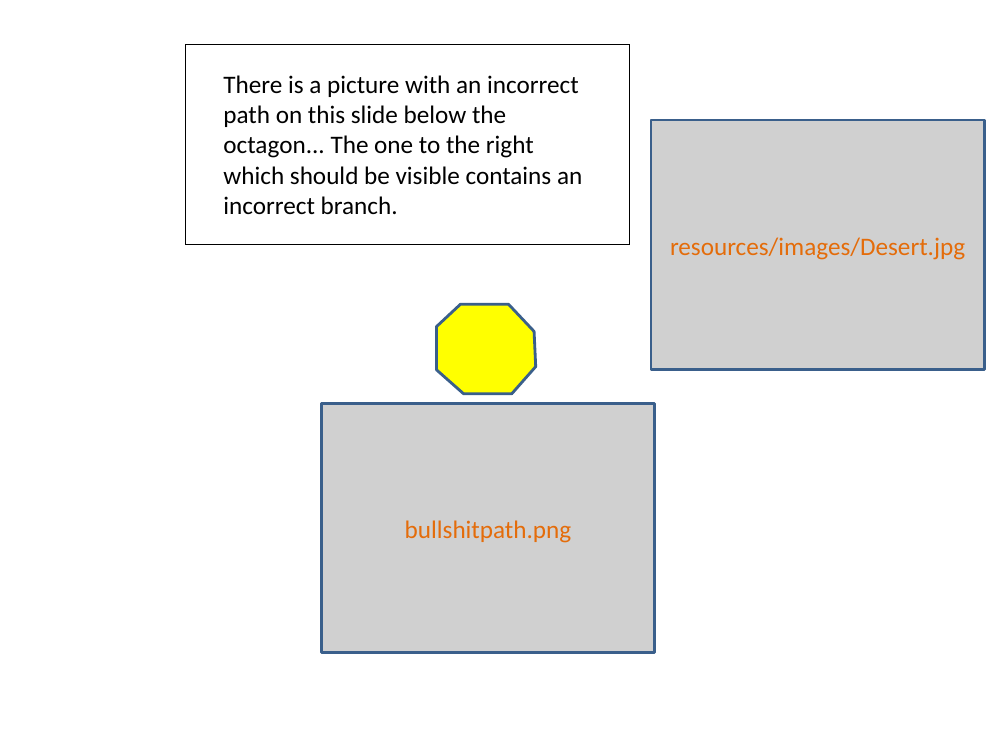
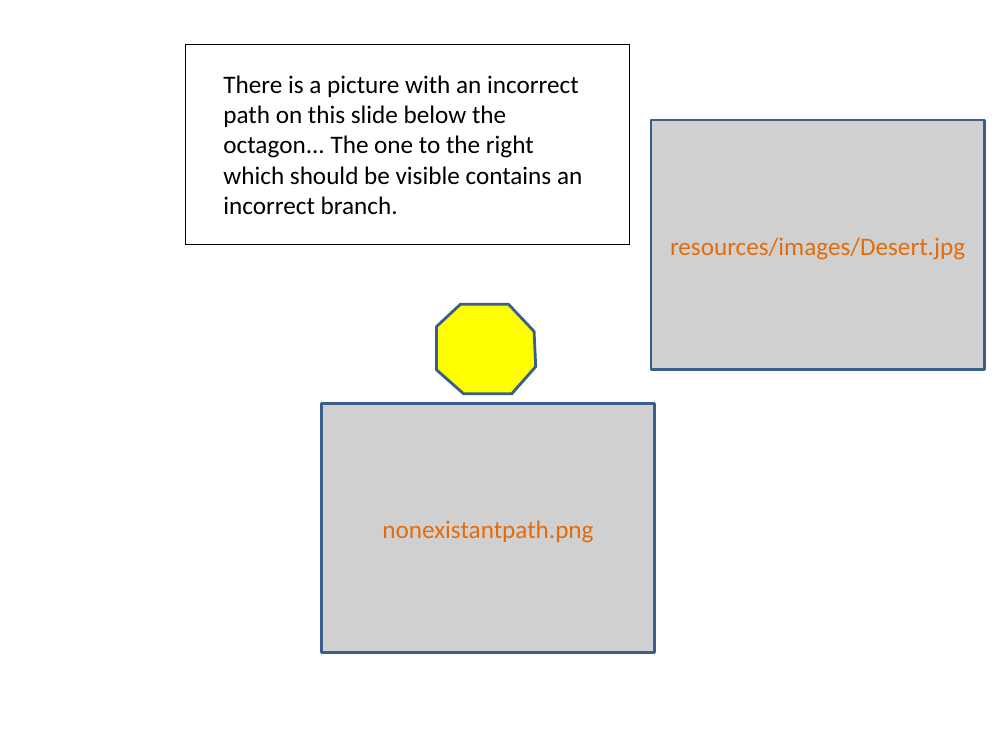
Before and after one commit to D6Digital/SWENGFrame, a slide deck: slide 10 of github resources/GUITEST.pptm. Drawn at 1008x756 pixels with LibreOffice and Linux fonts; fonts in the diff are those of the drawing; grey boxes stand for pictures. Boxes give left, top, right and bottom in pixels: in the first picture for what was removed or moved away, otherwise in the second. Text is boxed around its words. In the diff, an @@ line names an element or a change of style, - is before the commit and + after.

```diff
--- a/github resources/GUITEST.pptm
+++ b/github resources/GUITEST.pptm
@@ text in picture at bbox=[382, 520, 593, 543]: text changed @@
-bullshitpath.png
+nonexistantpath.png
```
Also in this commit, not shown: 3 other slides changed, 1 other file.
